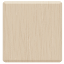
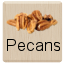
Before/after of a 64 × 64 layered artwork. What changed in the layer stack:
added layer "Pecans" above "PecansImage" over [7, 39, 60, 51]
added layer "PecansImage" above "Ingredients" over [6, 9, 58, 34]
